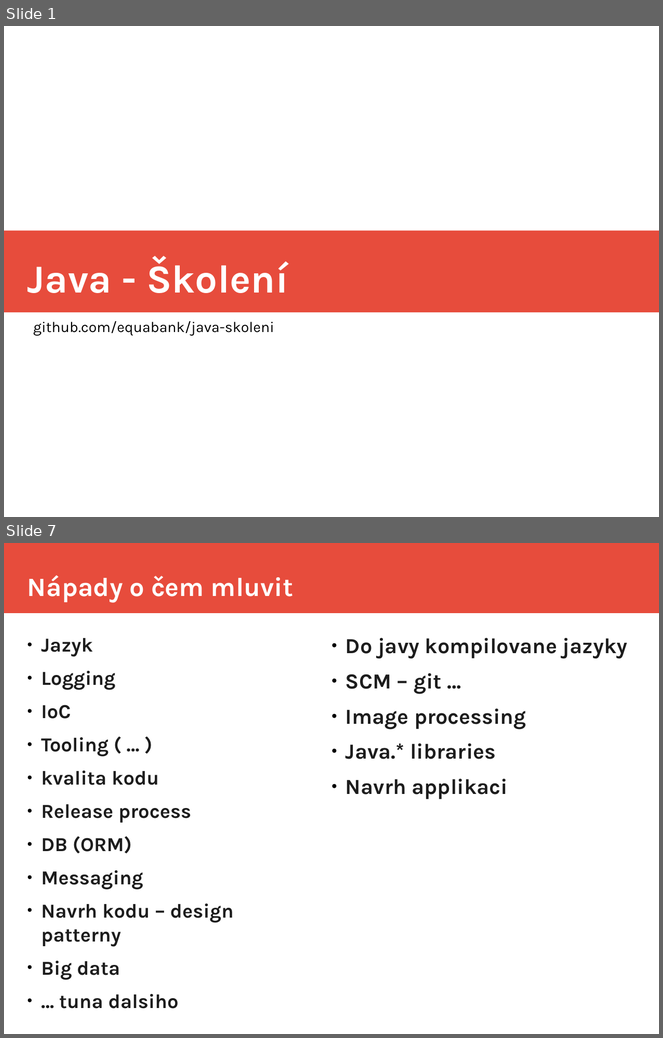
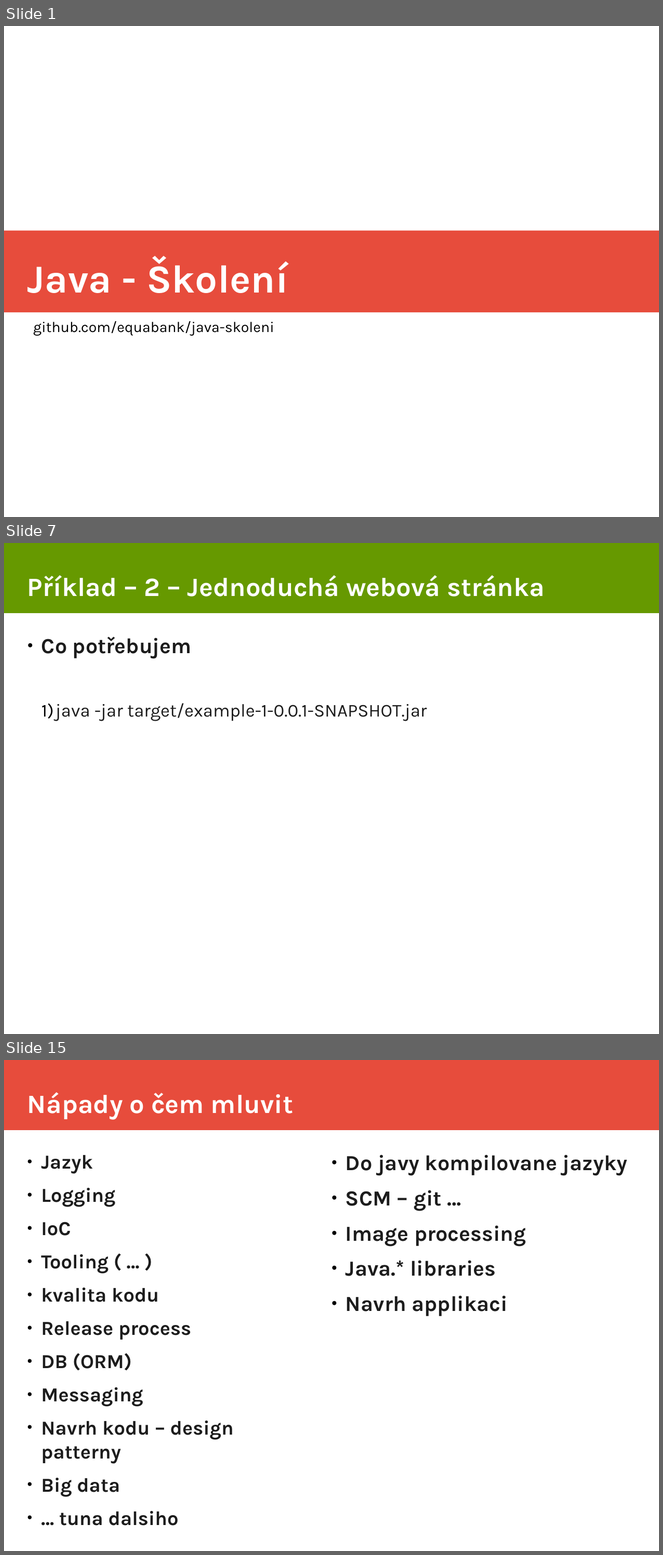
Before and after one commit to equabank/java-skoleni, a slide deck: v2/doc/prez.odp. Shown one above the other, each under a label of ours: slides 1 and 7 before the commit, slides 1, 7 and 15 after it; the slides between them are not shown. The pictures are 663x1038 and 663x1555 pixels, drawn with LibreOffice and Linux fonts; fonts in the diff are those of the drawing. Boxes give left, top, right and bottom in pixels: in the first picture for what was removed or moved away, otherwise in the second. Text is boxed around its words. In the diff, an @@ line names an element or a change of style, - is before the commit and + after.

```diff
--- a/v2/doc/prez.odp
+++ b/v2/doc/prez.odp
@@ slide 7 added at <box>4,543,659,1034</box>, background #FFFFFF @@
@@ rectangle added at <box>4,543,659,613</box>, fill #669900 @@
@@ title added at <box>27,575,545,597</box>, 32 pt, text #FFFFFF, bold @@
+Příklad – 2 – Jednoduchá webová stránka
@@ text added at <box>41,637,427,721</box>, 22 pt, text #1C1C1C @@
+● Co potřebujem
+  1) java -jar target/example-1-0.0.1-SNAPSHOT.jar
@@ what was slide 7 is now slide 15 @@
```
Also in this commit, not shown: 4 slides changed, 9 other slides added, 2 slides removed, 1 other file.
